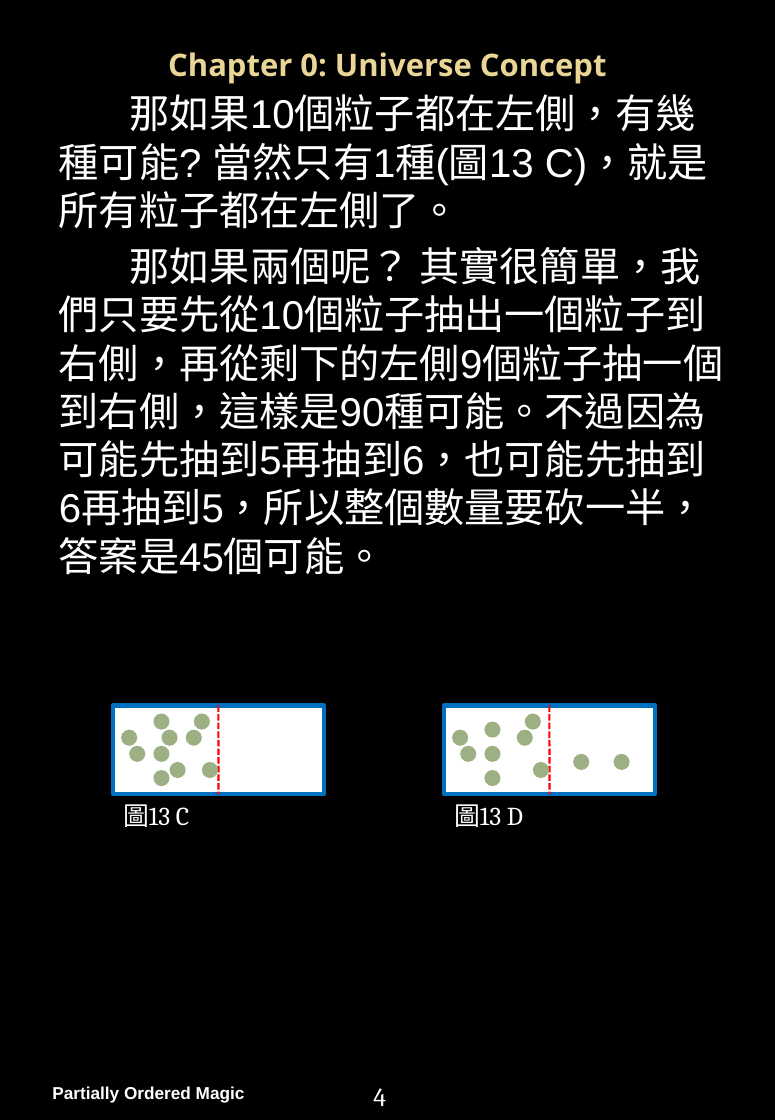
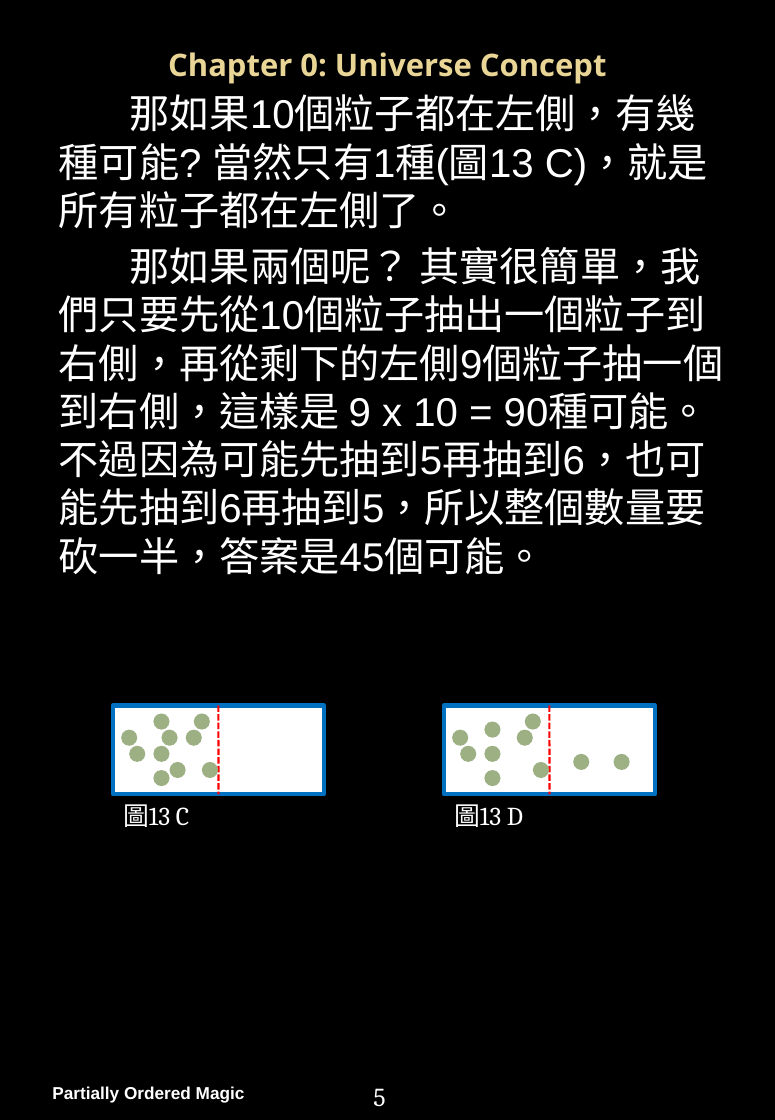
Before and after one commit to PartiallyOrderedMagic/PartiallyOrderedMagic.github.io, a slide deck: slide 6 of MyGame/Partially Ordered Magic Handbook.pptx (slide 5 before the commit). Drawn at 775x1120 pixels with LibreOffice and Linux fonts; fonts in the diff are those of the drawing; background and template pictures are left out. Boxes give left, top, right and bottom in pixels: in the first picture for what was removed or moved away, otherwise in the second. Text is boxed around its words. In the diff, an @@ line names an element or a change of style, - is before the commit and + after.

```diff
--- a/MyGame/Partially Ordered Magic Handbook.pptx
+++ b/MyGame/Partially Ordered Magic Handbook.pptx
@@ text at <box>59,247,723,575</box>: text changed @@
-那如果兩個呢？ 其實很簡單，我們只要先從10個粒子抽出一個粒子到右側，再從剩下的左側9個粒子抽一個到右側，這樣是90種可能。不過因為可能先抽到5再抽到6，也可能先抽到6再抽到5，所以整個數量要砍一半，答案是45個可能。
+那如果兩個呢？ 其實很簡單，我們只要先從10個粒子抽出一個粒子到右側，再從剩下的左側9個粒子抽一個到右側，這樣是 9 x 10 = 90種可能。不過因為可能先抽到5再抽到6，也可能先抽到6再抽到5，所以整個數量要砍一半，答案是45個可能。
@@ page number at <box>373,1088,385,1106</box>: text changed @@
-4
+5
```
Also in this commit, not shown: 11 other slides changed, 1 slide added, 1 slide removed, 3 other files.
